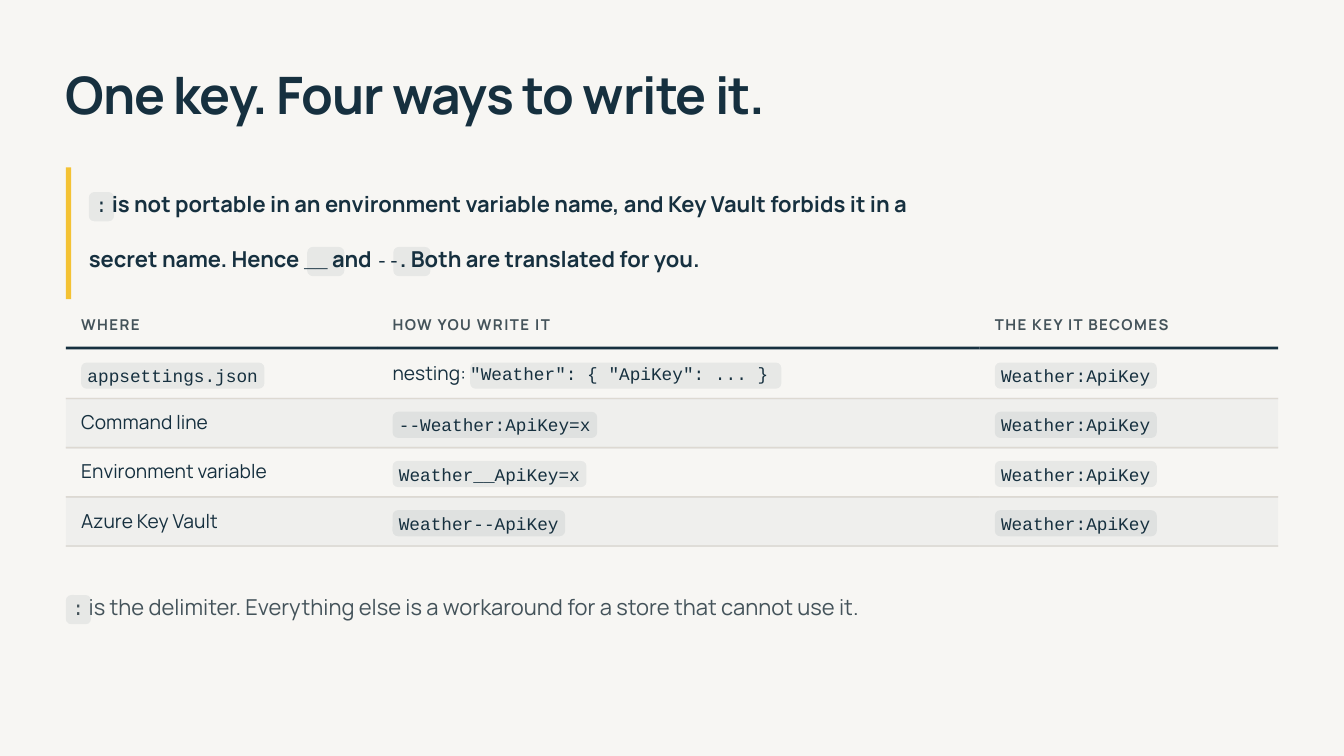
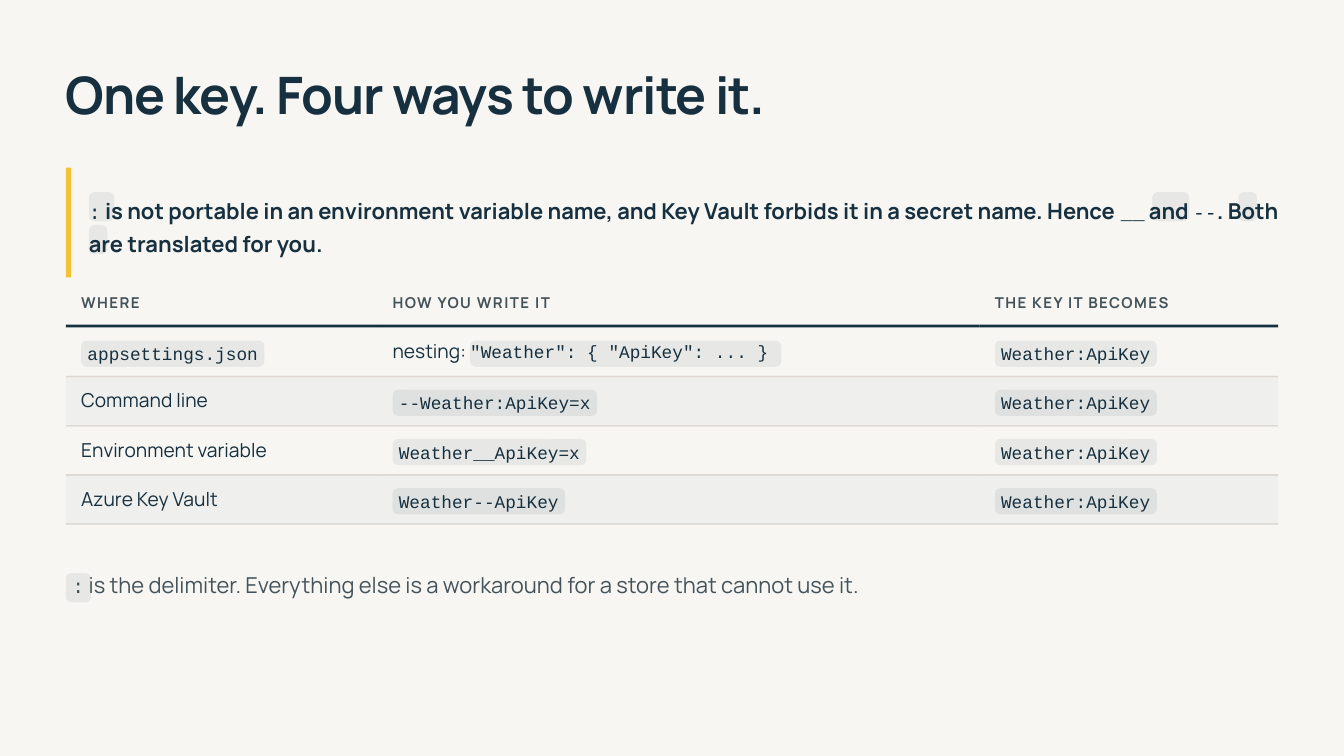
Before and after one commit to 1kevgriff/modern-dotnet-configuration, a slide deck: slide 32 of slides/modern-dotnet-configuration.pptx. Drawn at 1344x756 pixels with LibreOffice and Linux fonts; fonts in the diff are those of the drawing. Boxes give left, top, right and bottom in pixels: in the first picture for what was removed or moved away, otherwise in the second. Text is boxed around its words. In the diff, an @@ line names an element or a change of style, - is before the commit and + after.

```diff
--- a/slides/modern-dotnet-configuration.pptx
+++ b/slides/modern-dotnet-configuration.pptx
@@ rectangle: place and size @@
-rectangle at [66, 167, 71, 299]
+rectangle at [66, 167, 71, 276]
@@ text at [89, 203, 1279, 258]: text changed @@
-secret name. Hence __ and --. Both are translated for you.
+: is not portable in an environment variable name, and Key Vault forbids it in a secret name. Hence __ and --. Both are translated for you.
@@ text removed at [112, 196, 907, 218] @@
-: is not portable in an environment variable name, and Key Vault forbids it in a
@@ rounded rectangle added at [1152, 192, 1189, 221], fill #16303F at 7% opacity @@
@@ rounded rectangle at [1239, 192, 1257, 221]: proportions changed @@
@@ rounded rectangle: place and size @@
-rounded rectangle at [307, 246, 344, 275]
+rounded rectangle at [1239, 192, 1257, 221]
@@ rounded rectangle: place and size @@
-rounded rectangle at [394, 246, 430, 275]
+rounded rectangle at [88, 225, 107, 254]
@@ rounded rectangle at [88, 225, 107, 254]: proportions changed @@
@@ 6 rectangles, 4 texts, 2 rounded rectangles: place and size @@
-6 rectangles, 4 texts, 2 rounded rectangles at [66, 398, 1278, 621]
+6 rectangles, 4 texts, 2 rounded rectangles at [66, 375, 1278, 599]
@@ 16 rectangles, 12 texts, 8 rounded rectangles: place and size @@
-16 rectangles, 12 texts, 8 rounded rectangles at [66, 319, 1278, 624]
+16 rectangles, 12 texts, 8 rounded rectangles at [66, 297, 1278, 602]
```
Also in this commit, not shown: 10 other slides changed, 3 slides added, 7 slides removed, 3 other files.
